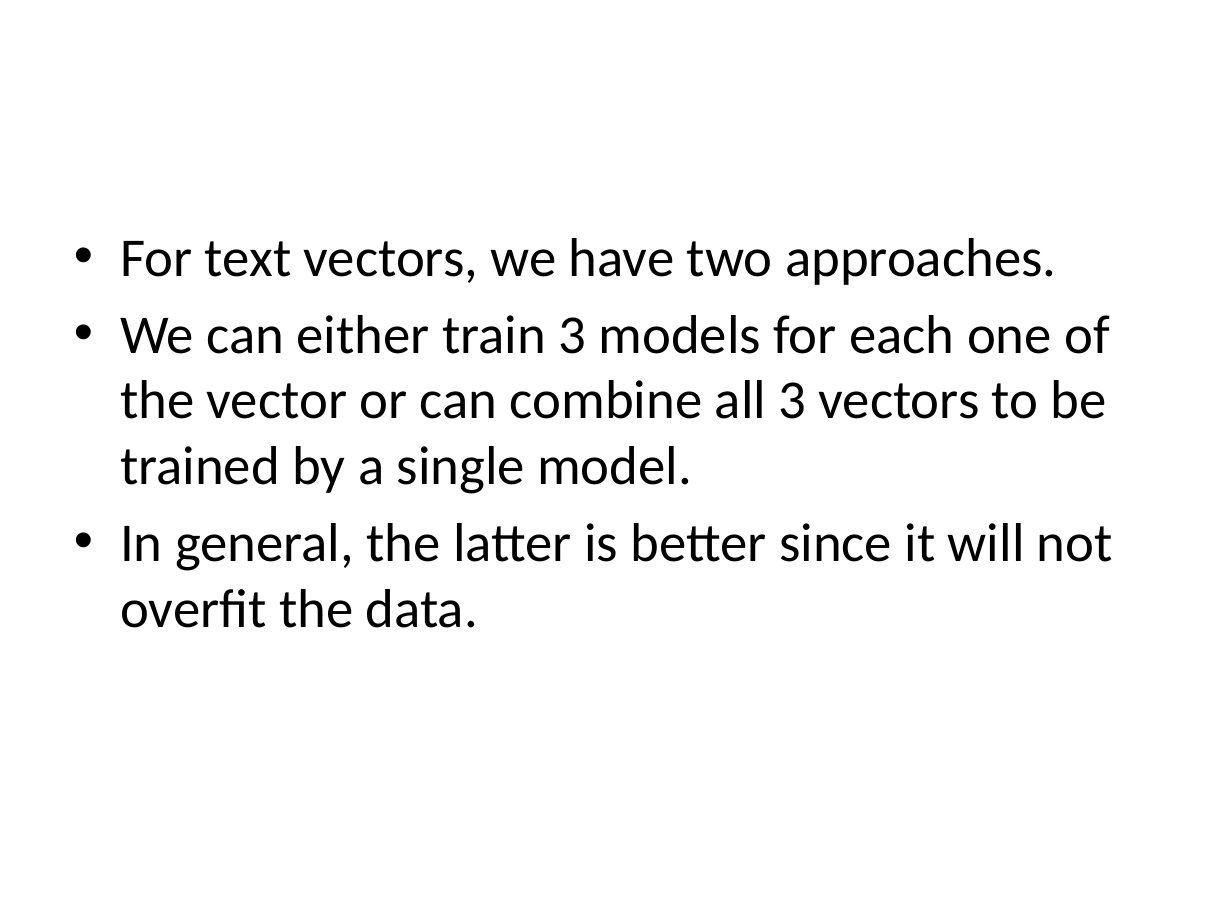
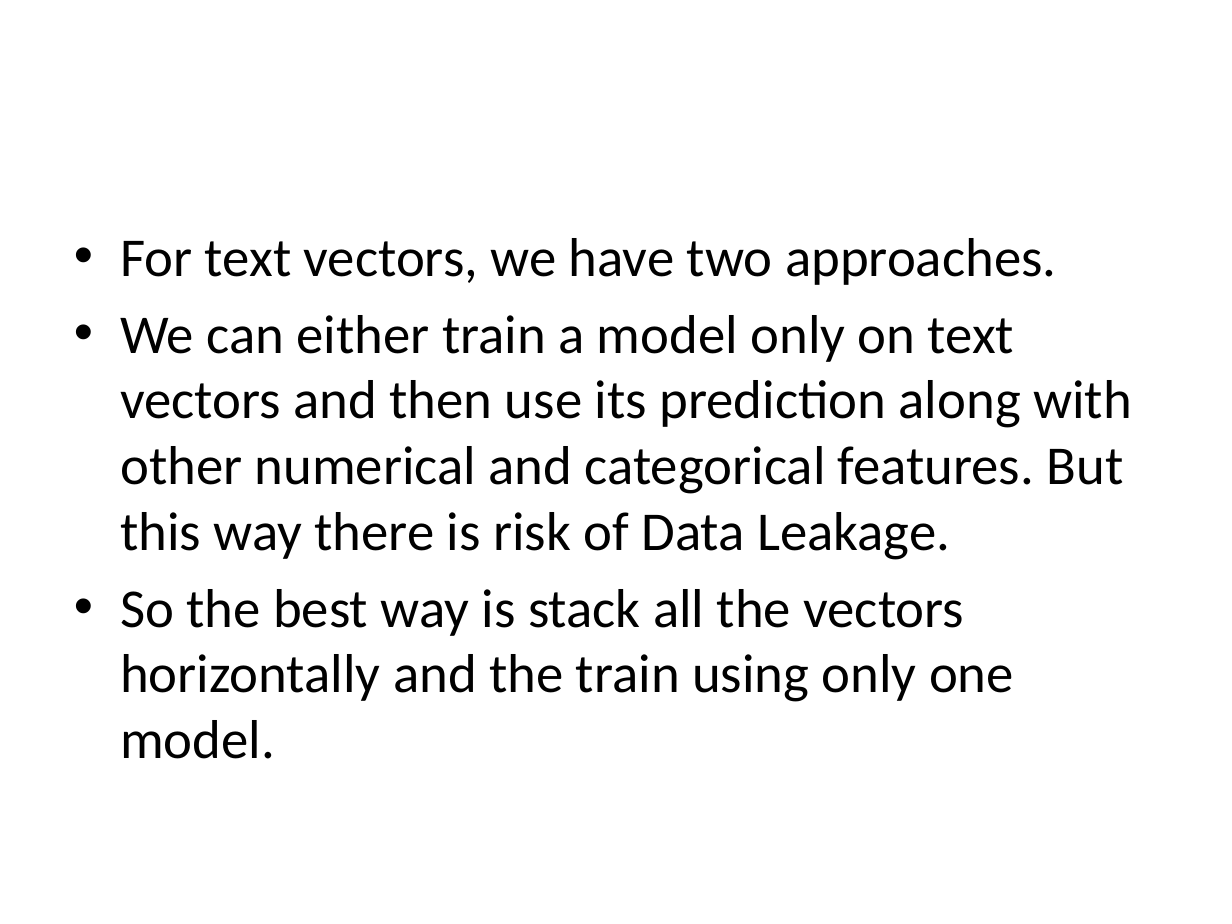
Before and after one commit to RishabhRJain/Building-permit-category-prediction-challenge, a slide deck: slide 8 of presentation.pptx. Drawn at 1232x924 pixels with LibreOffice and Linux fonts; fonts in the diff are those of the drawing. Boxes give left, top, right and bottom in pixels: in the first picture for what was removed or moved away, otherwise in the second. Text is boxed around its words. In the diff, an @@ line names an element or a change of style, - is before the commit and + after.

Commit message:
updated ppt

```diff
--- a/presentation.pptx
+++ b/presentation.pptx
@@ text at (120,315,1132,759): text changed @@
-• We can either train 3 models for each one of the vector or can combine all 3 vectors to be trained by a single model.
-• In general, the latter is better since it will not overfit the data.
+• We can either train a model only on text vectors and then use its prediction along with other numerical and categorical features. But this way there is risk of Data Leakage.
+• So the best way is stack all the vectors horizontally and the train using only one model.
```
Also in this commit, not shown: 6 other slides changed, 2 slides removed.
